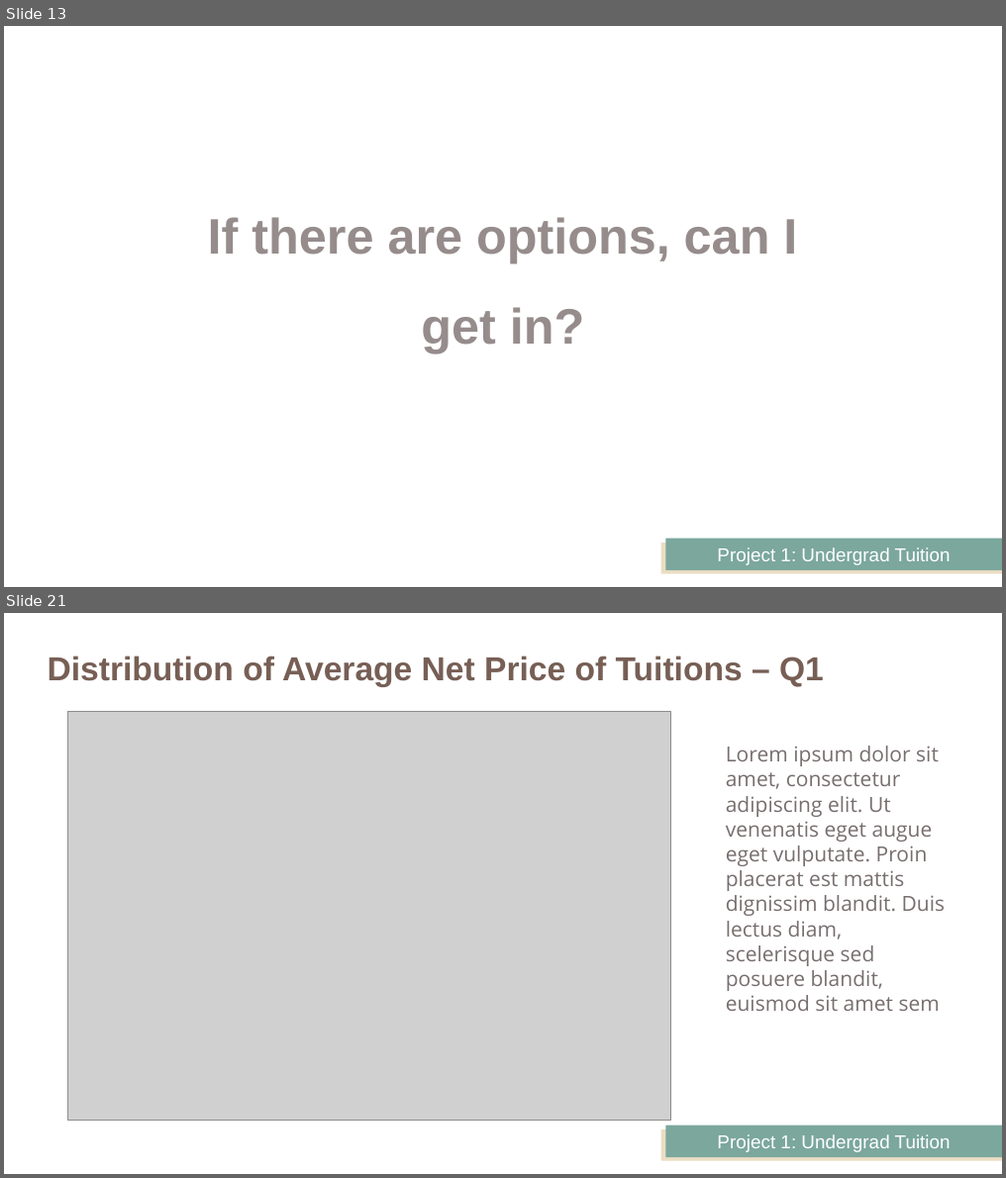
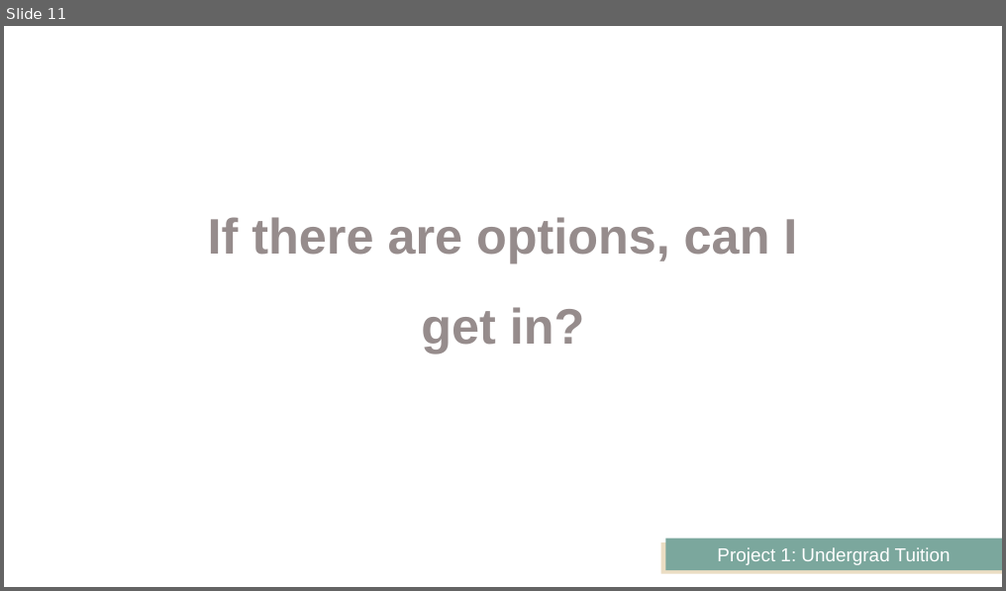
Before and after one commit to JeffPinegar/Proj1_undergraduate, a slide deck: Presentation/Getting Started.pptx. Shown one above the other, each under a label of ours: slides 13 and 21 before the commit, slide 11 after it; the slides between them are not shown. The pictures are 1006x1178 and 1006x591 pixels, drawn with LibreOffice and Linux fonts; fonts in the diff are those of the drawing; grey boxes stand for pictures. Boxes give left, top, right and bottom in pixels: in the first picture for what was removed or moved away, otherwise in the second. Text is boxed around its words. In the diff, an @@ line names an element or a change of style, - is before the commit and + after.

```diff
--- a/Presentation/Getting Started.pptx
+++ b/Presentation/Getting Started.pptx
@@ slide 21 removed at [4,613,1002,1174], background #FFFFFF; not listed: 2 template elements that a slide beside it also shows @@
@@ title removed at [48,656,824,687] @@
-Distribution of Average Net Price of Tuitions – Q1
@@ picture removed at [67,711,670,1121] @@
@@ text removed at [726,746,945,1011] @@
-Lorem ipsum dolor sit amet, consectetur adipiscing elit. Ut venenatis eget augue eget vulputate. Proin placerat est mattis dignissim blandit. Duis lectus diam, scelerisque sed posuere blandit, euismod sit amet sem
@@ what was slide 13 is now slide 11 @@
```
Also in this commit, not shown: 14 slides changed, 9 slides added, 3 other slides removed, 17 other files.
